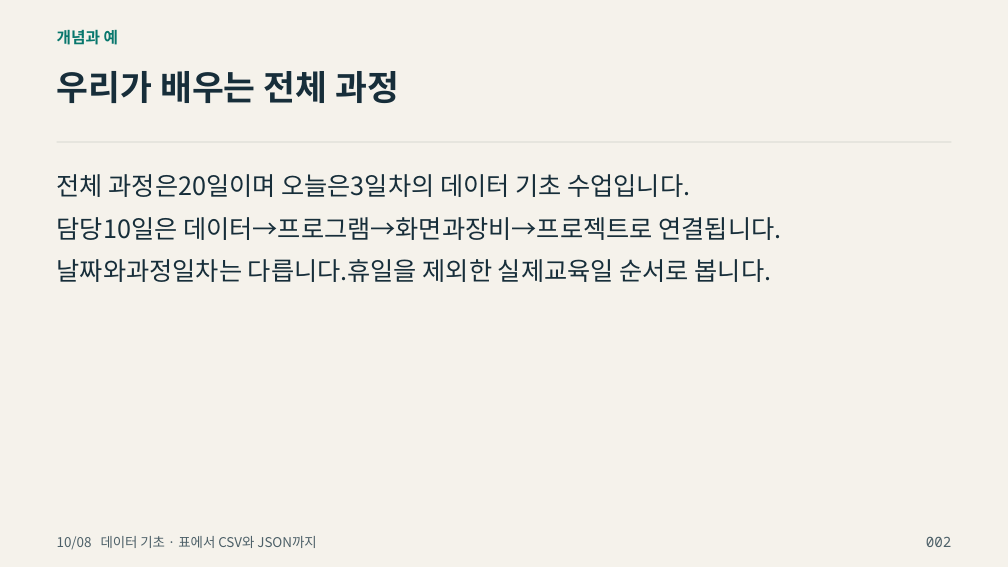
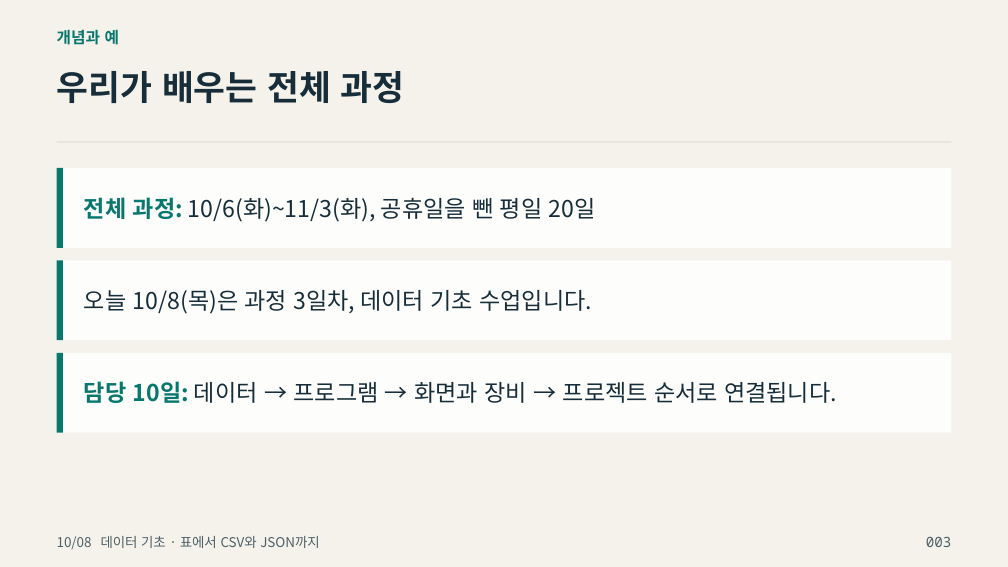
Before and after one commit to zeusk302-png/kdigital-physical-ai, a slide deck: slide 3 of downloads/2026-10-08/readable-slides.pptx (slide 2 before the commit). Drawn at 1008x567 pixels with LibreOffice and Linux fonts; fonts in the diff are those of the drawing; background and template pictures are left out. Boxes give left, top, right and bottom in pixels: in the first picture for what was removed or moved away, otherwise in the second. Text is boxed around its words. In the diff, an @@ line names an element or a change of style, - is before the commit and + after.

```diff
--- a/downloads/2026-10-08/readable-slides.pptx
+++ b/downloads/2026-10-08/readable-slides.pptx
@@ rectangle "전체 과정: 10/6(화)~11/3(화), 공휴일을 뺀 ...": place and size @@
-rectangle "전체 과정: 10/6(화)~11/3(화), 공휴일을 뺀 ..." at [57,174,690,197]
+rectangle "전체 과정: 10/6(화)~11/3(화), 공휴일을 뺀 ..." at [57,168,951,248]
@@ rectangle "전체 과정: 10/6(화)~11/3(화), 공휴일을 뺀 ..." at [57,168,951,248]: vertical alignment top to middle; fill none to #FFFFFF at 88% opacity @@
@@ rectangle added at [57,168,63,248], fill #08776D @@
@@ text in rectangle at [84,197,596,222]: text changed; size 24 to 22 pt @@
-전체 과정은20일이며 오늘은3일차의 데이터 기초 수업입니다.
+전체 과정: 10/6(화)~11/3(화), 공휴일을 뺀 평일 20일
@@ rectangle "오늘 10/8(목)은 과정 3일차, 데이터 ..." at [57,260,951,340]: vertical alignment top to middle; fill none to #FFFFFF at 88% opacity @@
@@ rectangle "오늘 10/8(목)은 과정 3일차, 데이터 ...": place and size @@
-rectangle "오늘 10/8(목)은 과정 3일차, 데이터 ..." at [57,217,782,240]
+rectangle "오늘 10/8(목)은 과정 3일차, 데이터 ..." at [57,260,951,340]
@@ text removed at [57,259,771,282] @@
-날짜와과정일차는 다릅니다.휴일을 제외한 실제교육일 순서로 봅니다.
@@ rectangle added at [57,260,63,340], fill #08776D @@
@@ text in rectangle at [84,290,591,314]: text changed; size 24 to 22 pt @@
-담당10일은 데이터→프로그램→화면과장비→프로젝트로 연결됩니다.
+오늘 10/8(목)은 과정 3일차, 데이터 기초 수업입니다.
@@ rectangle added at [57,353,951,433], fill #FFFFFF at 88% opacity, 22 pt, text #172E3A @@
+담당 10일: 데이터 → 프로그램 → 화면과 장비 → 프로젝트 순서로 연결됩니다.
@@ rectangle added at [57,353,63,433], fill #08776D @@
@@ text at [926,537,951,547]: text changed @@
-002
+003
```
Also in this commit, not shown: 83 other slides changed, 33 slides added, 23 slides removed, 11 other files.
